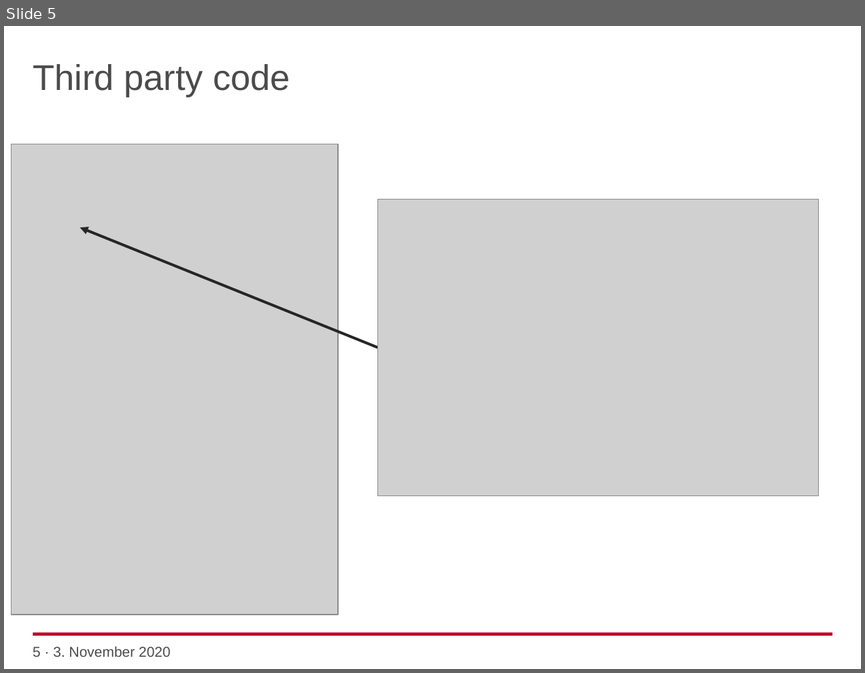
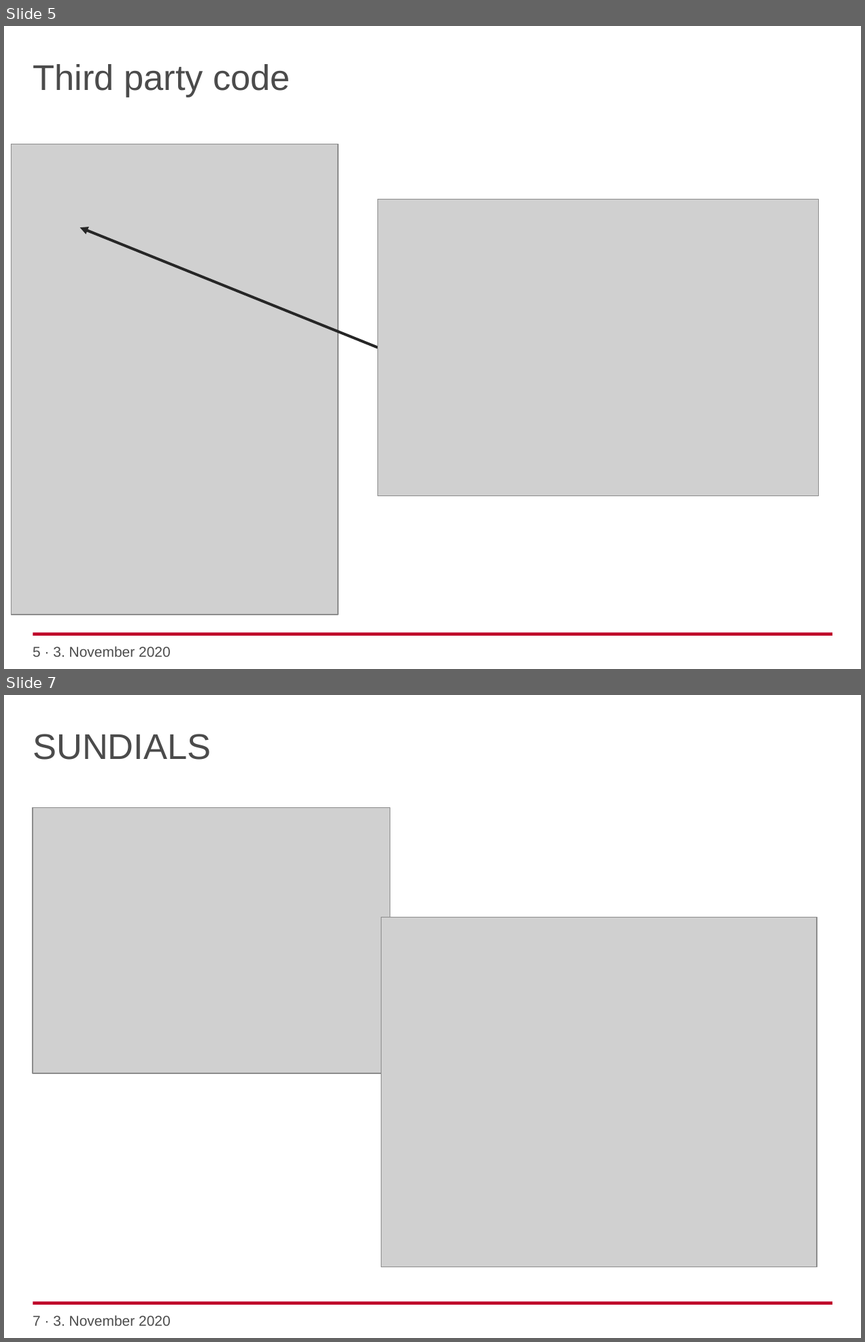
Before and after one commit to Data2Dynamics/d2d, a slide deck: arFramework3/Meeting Notes and Discussions/20201103-Copyright+LicenseDisucussion.pptx. Shown one above the other, each under a label of ours: slide 5 before the commit, slides 5 and 7 after it; the slides between them are not shown. The pictures are 865x673 and 865x1342 pixels, drawn with LibreOffice and Linux fonts; fonts in the diff are those of the drawing; grey boxes stand for pictures; background and template pictures are left out. Boxes give left, top, right and bottom in pixels: in the first picture for what was removed or moved away, otherwise in the second. Text is boxed around its words. In the diff, an @@ line names an element or a change of style, - is before the commit and + after.

```diff
--- a/arFramework3/Meeting Notes and Discussions/20201103-Copyright+LicenseDisucussion.pptx
+++ b/arFramework3/Meeting Notes and Discussions/20201103-Copyright+LicenseDisucussion.pptx
@@ slide 7 added at box(4, 695, 861, 1338), background #FFFFFF; not listed: 1 template element that a slide beside it also shows @@
@@ title added at box(33, 734, 211, 760), 30 pt, text #4B4B4B @@
+SUNDIALS
@@ picture added at box(33, 807, 390, 1073) @@
@@ picture added at box(381, 917, 816, 1266) @@
@@ text added at box(33, 1315, 171, 1325), 12 pt, text #4B4B4B @@
+7 · 3. November 2020
```
Also in this commit, not shown: 1 other slide added.
